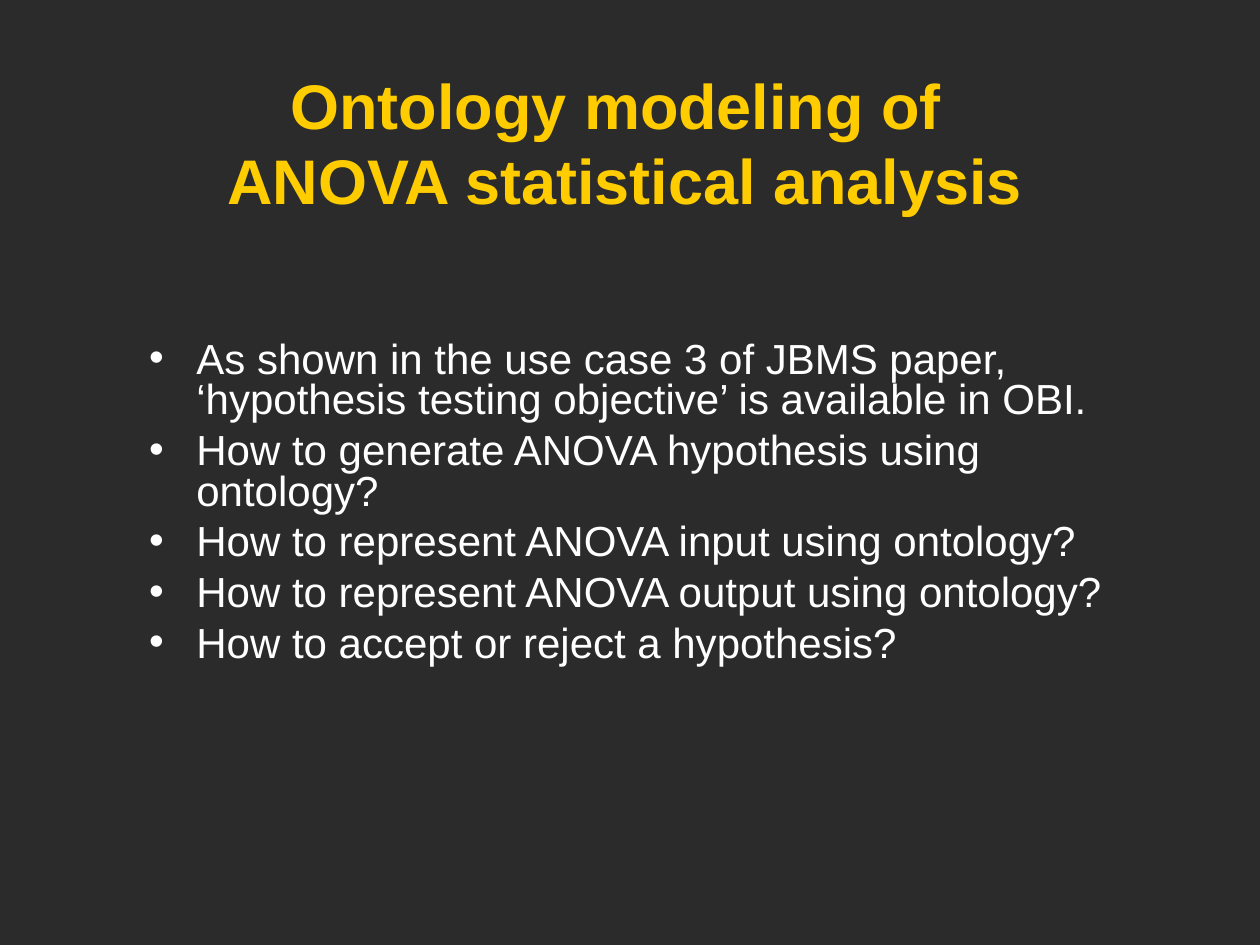
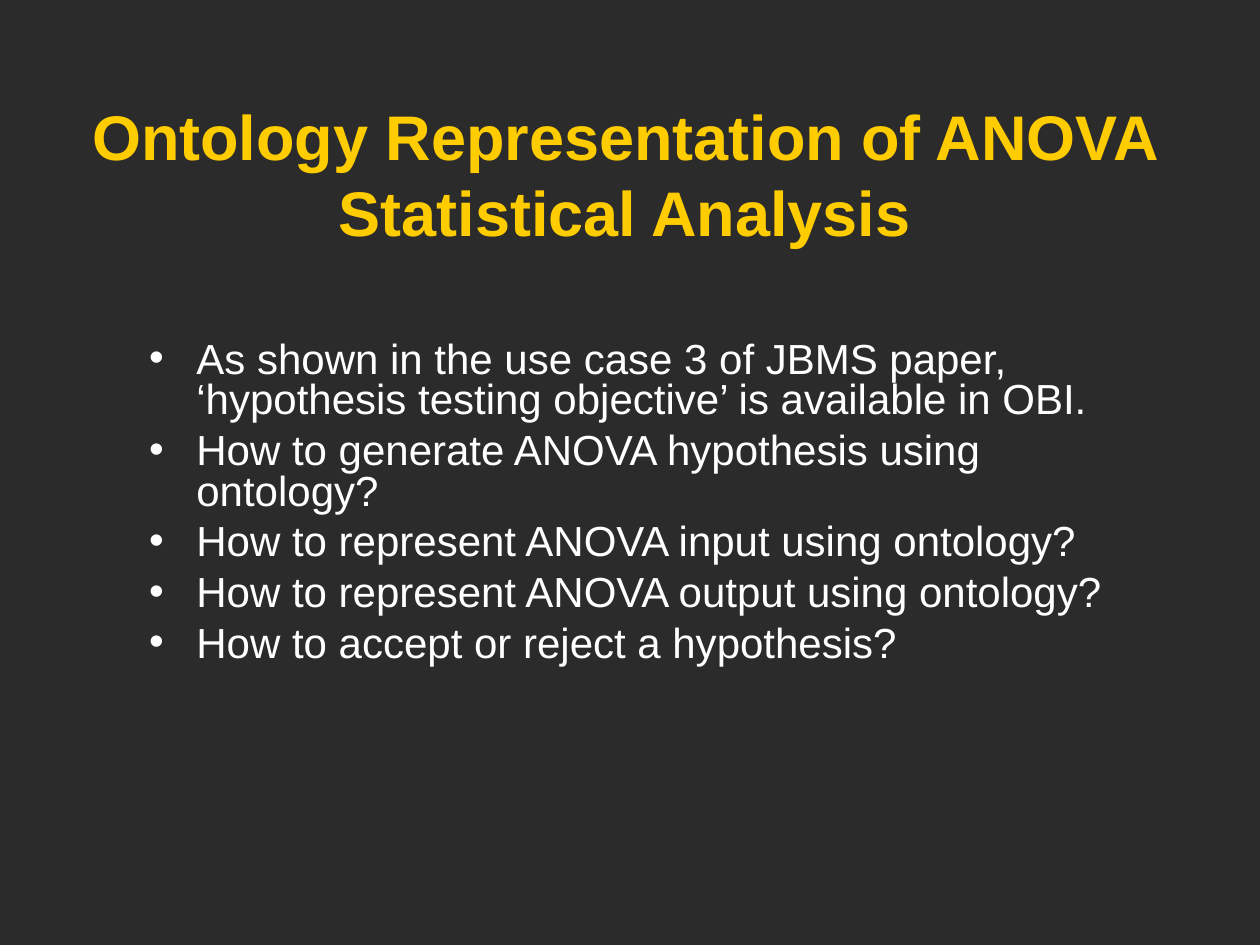
Before and after one commit to obi-ontology/obi-legacy-svn, a slide deck: slide 16 of trunk/docs/developer/use cases/Vaccine_usercase_Vancouver2010.ppt. Drawn at 1260x945 pixels with LibreOffice and Linux fonts; fonts in the diff are those of the drawing; background and template pictures are left out; a plain dark background stands for a picture behind light text. Boxes give left, top, right and bottom in pixels: in the first picture for what was removed or moved away, otherwise in the second. Text is boxed around its words. In the diff, an @@ line names an element or a change of style, - is before the commit and + after.

```diff
--- a/trunk/docs/developer/use cases/Vaccine_usercase_Vancouver2010.ppt
+++ b/trunk/docs/developer/use cases/Vaccine_usercase_Vancouver2010.ppt
@@ title at [92, 114, 1159, 247]: text changed @@
-Ontology modeling of
-ANOVA statistical analysis
+Ontology Representation of ANOVA Statistical Analysis
```
Also in this commit, not shown: 16 other slides changed.
